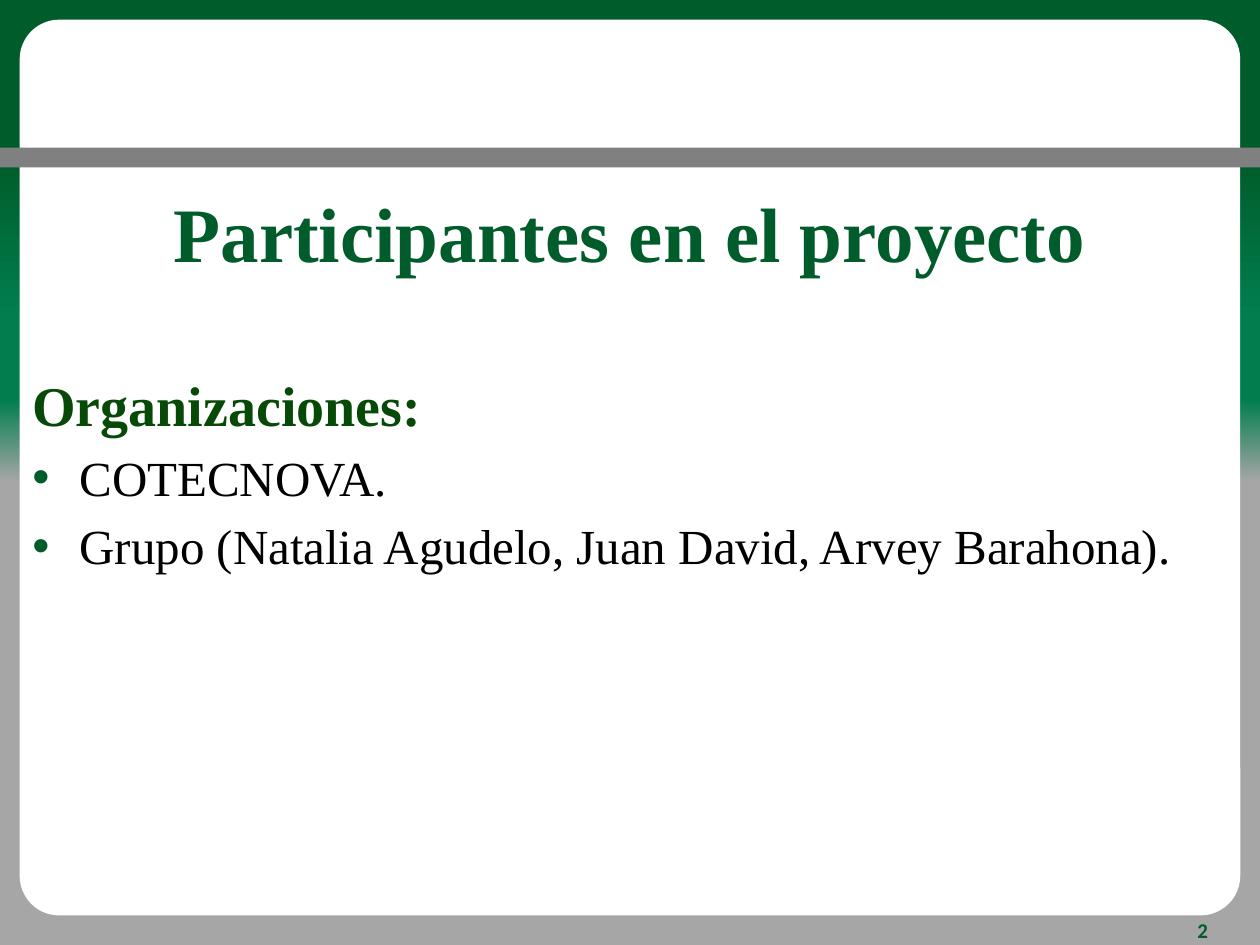
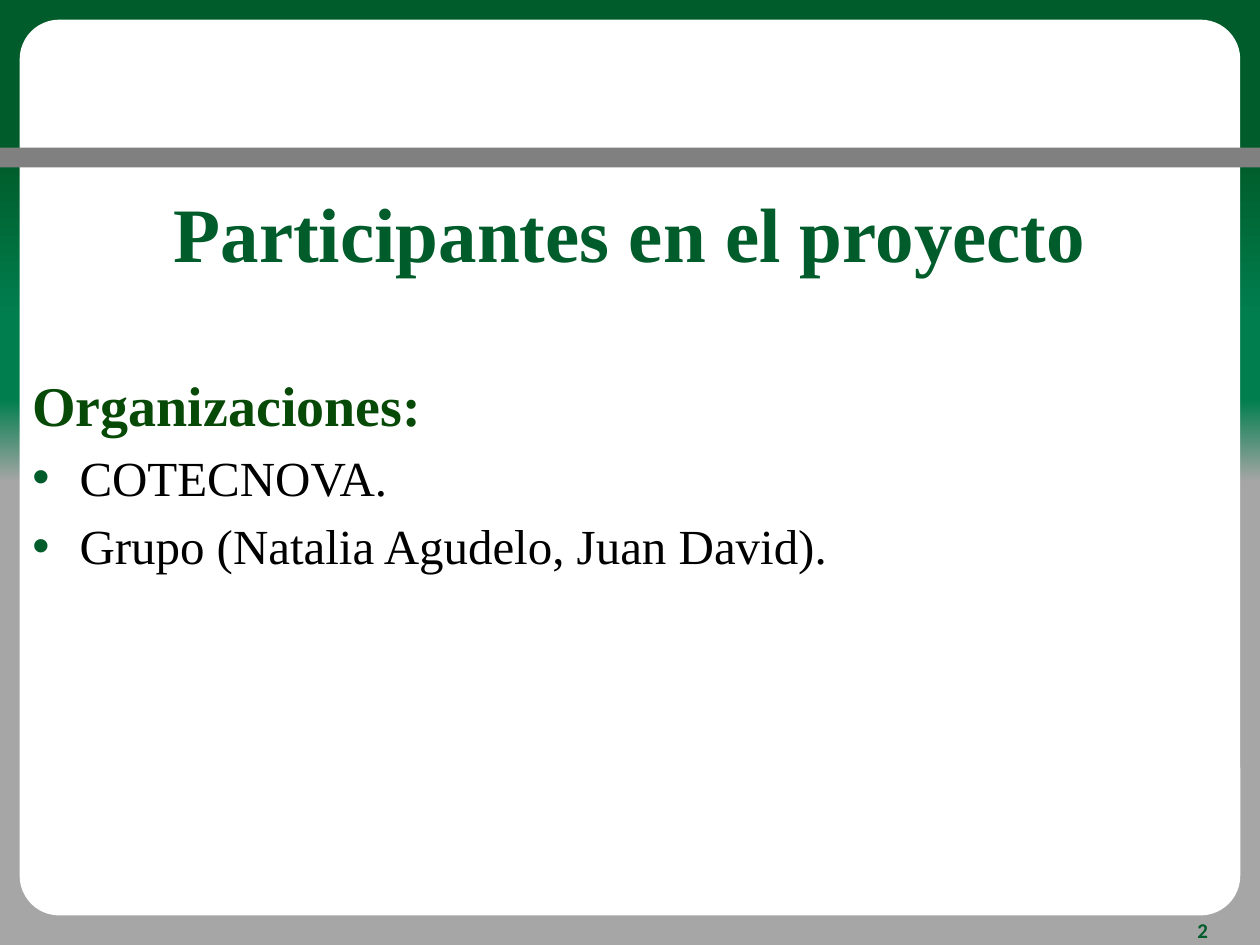
Before and after one commit to JDavidHR/Integrador, a slide deck: slide 2 of Documentos/Proyecto/Power_Point_Requerimientos.pptx. Drawn at 1260x945 pixels with LibreOffice and Linux fonts; fonts in the diff are those of the drawing; background and template pictures are left out. Boxes give left, top, right and bottom in pixels: in the first picture for what was removed or moved away, otherwise in the second. Text is boxed around its words. In the diff, an @@ line names an element or a change of style, - is before the commit and + after.

```diff
--- a/Documentos/Proyecto/Power_Point_Requerimientos.pptx
+++ b/Documentos/Proyecto/Power_Point_Requerimientos.pptx
@@ text at (x1=80, y1=530, x2=827, y2=574): text changed @@
-• Grupo (Natalia Agudelo, Juan David, Arvey Barahona).
+• Grupo (Natalia Agudelo, Juan David).
```
Also in this commit, not shown: 6 other slides changed.
